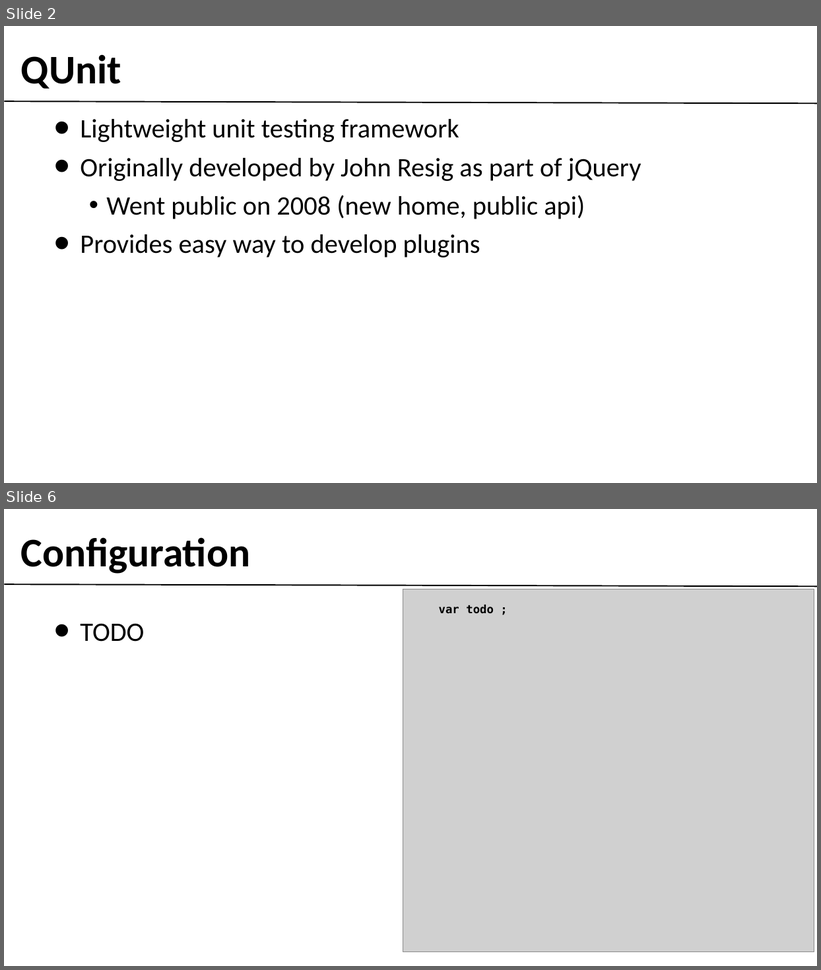
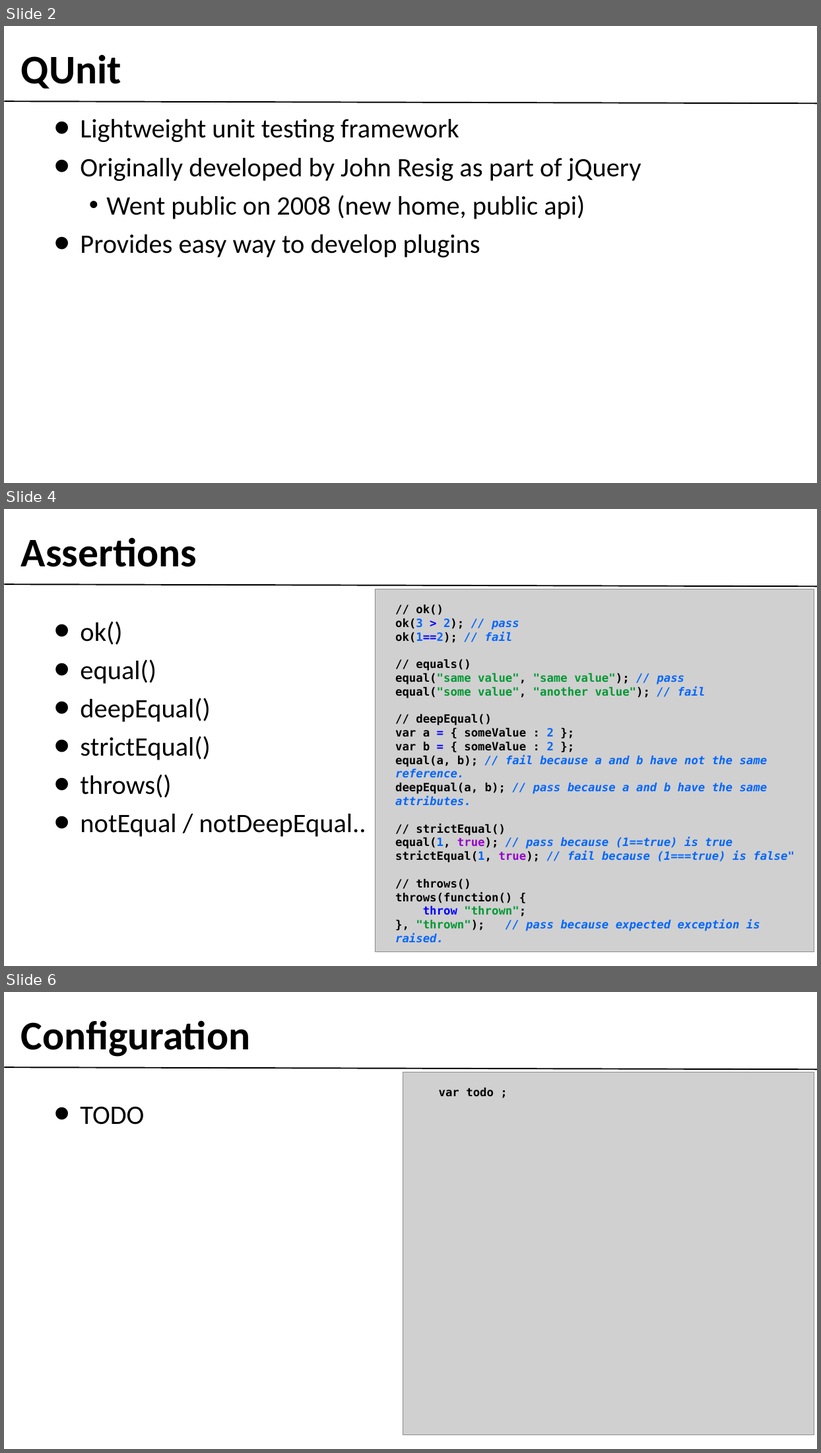
Before and after one commit to gobengo/devoxx-panorama-js-testing, a slide deck: doc/qunit_part.ppt. Shown one above the other, each under a label of ours: slides 2 and 6 before the commit, slides 2, 4 and 6 after it; the slides between them are not shown. The pictures are 821x970 and 821x1453 pixels, drawn with LibreOffice and Linux fonts; fonts in the diff are those of the drawing; grey boxes stand for pictures; background and template pictures are left out. Boxes give left, top, right and bottom in pixels: in the first picture for what was removed or moved away, otherwise in the second. Text is boxed around its words. In the diff, an @@ line names an element or a change of style, - is before the commit and + after.

```diff
--- a/doc/qunit_part.ppt
+++ b/doc/qunit_part.ppt
@@ slide 4 added at (4,509,817,966), background #FFFFFF; not listed: 1 template element that a slide beside it also shows @@
@@ text added at (21,537,197,567), 64 pt, text #000000, bold @@
+Assertions
@@ picture added at (375,590,814,952) @@
@@ text added at (395,605,795,943), 18 pt, text #0066FF, bold @@
+// ok()
+ok(3 > 2); // pass
+ok(1==2); // fail
+// equals()
+equal("same value", "same value"); // pass
+equal("some value", "another value"); // fail
+// deepEqual()
+var a = { someValue : 2 };
+var b = { someValue : 2 };
+equal(a, b); // fail because a and b have not the same reference.
+deepEqual(a, b); // pass because a and b have the same attributes.
+// strictEqual()
+equal(1, true); // pass because (1==true) is true
+strictEqual(1, true); // fail because (1===true) is false"
+// throws()
+throws(function() {
+throw "thrown";
+}, "thrown"); // pass because expected exception is raised.
@@ text added at (80,621,366,837), 42 pt, text #000000 @@
+• ok()
+• equal()
+• deepEqual()
+• strictEqual()
+• throws()
+• notEqual / notDeepEqual..
```
Also in this commit, not shown: 1 slide changed, 2 other slides added, 3 slides removed, 2 other files.
